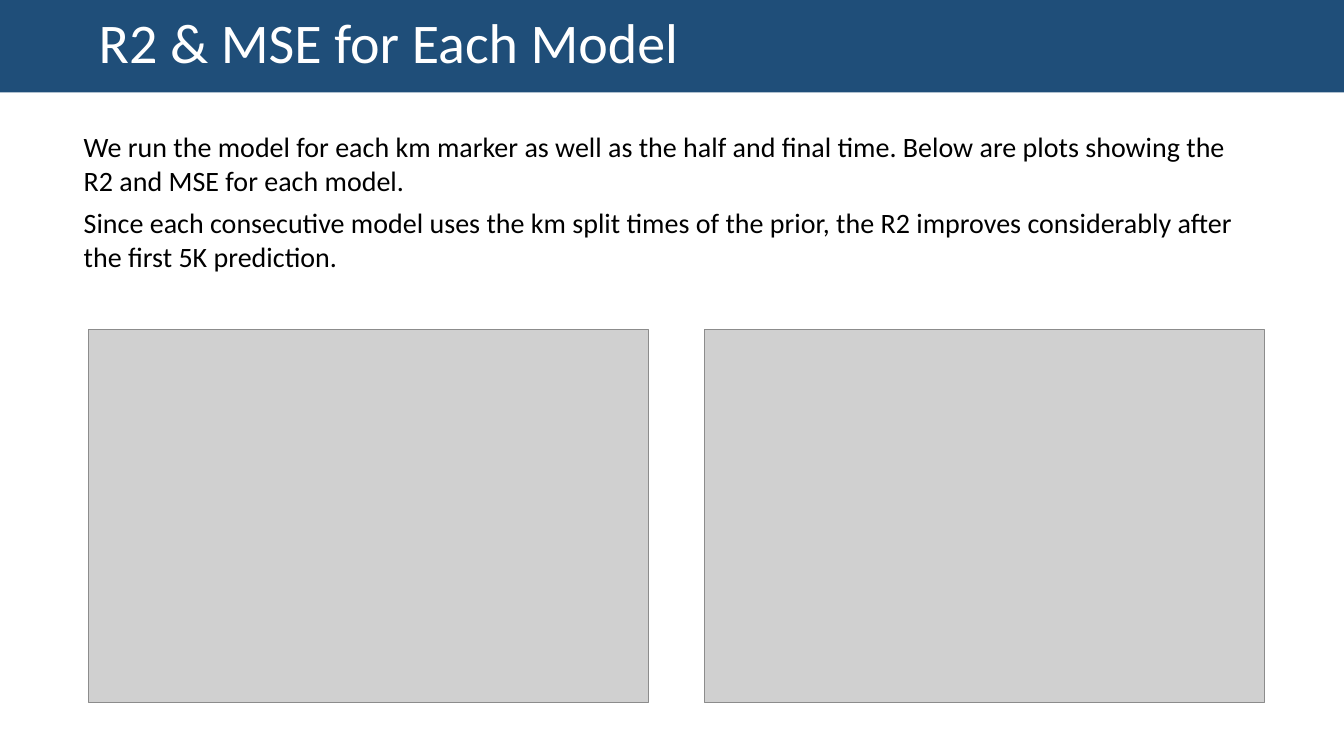
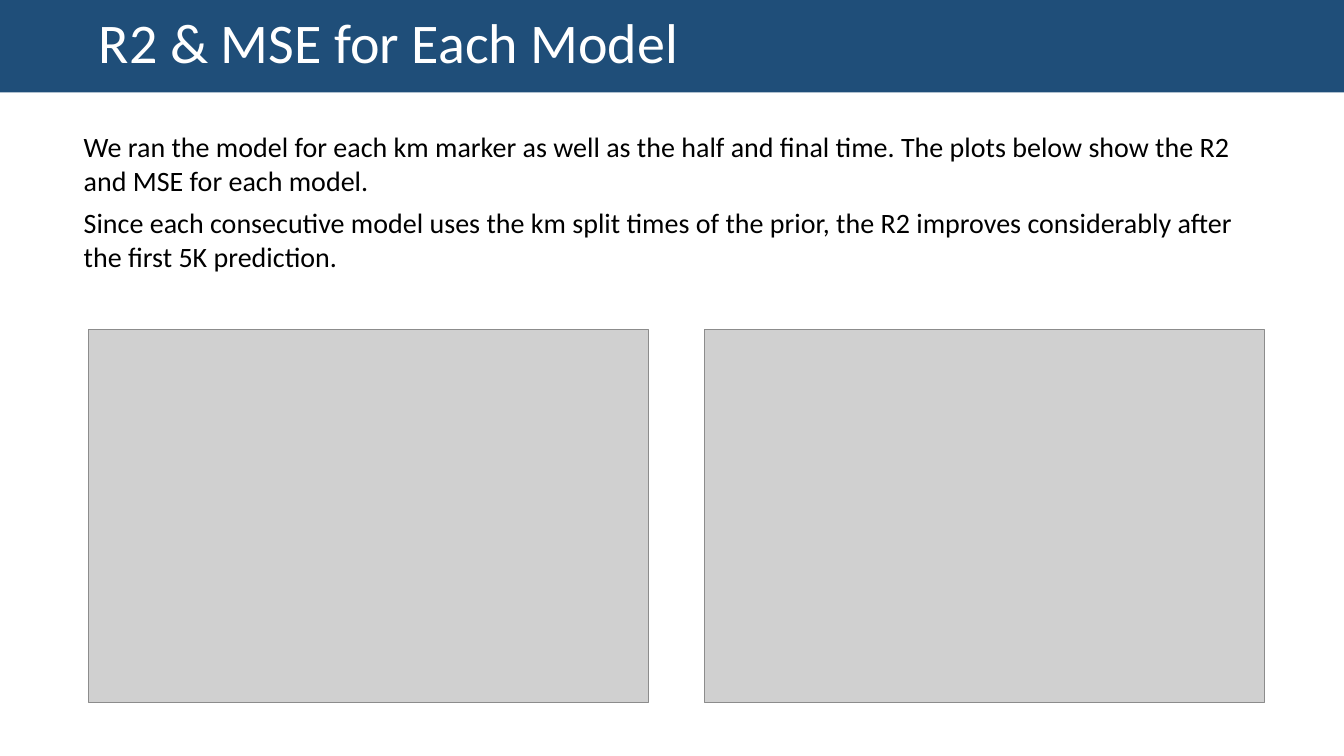
Before and after one commit to amcm29/MachineLearning_Marathon, a slide deck: slide 5 of slides/Project3_slides.pptx. Drawn at 1344x756 pixels with LibreOffice and Linux fonts; fonts in the diff are those of the drawing; grey boxes stand for pictures; background and template pictures are left out. Boxes give left, top, right and bottom in pixels: in the first picture for what was removed or moved away, otherwise in the second. Text is boxed around its words. In the diff, an @@ line names an element or a change of style, - is before the commit and + after.

Commit message:
pushing images of slides

```diff
--- a/slides/Project3_slides.pptx
+++ b/slides/Project3_slides.pptx
@@ text at bbox=[84, 137, 1229, 192]: text changed @@
-We run the model for each km marker as well as the half and final time. Below are plots showing the R2 and MSE for each model.
+We ran the model for each km marker as well as the half and final time. The plots below show the R2 and MSE for each model.
```
Also in this commit, not shown: 3 other files.
